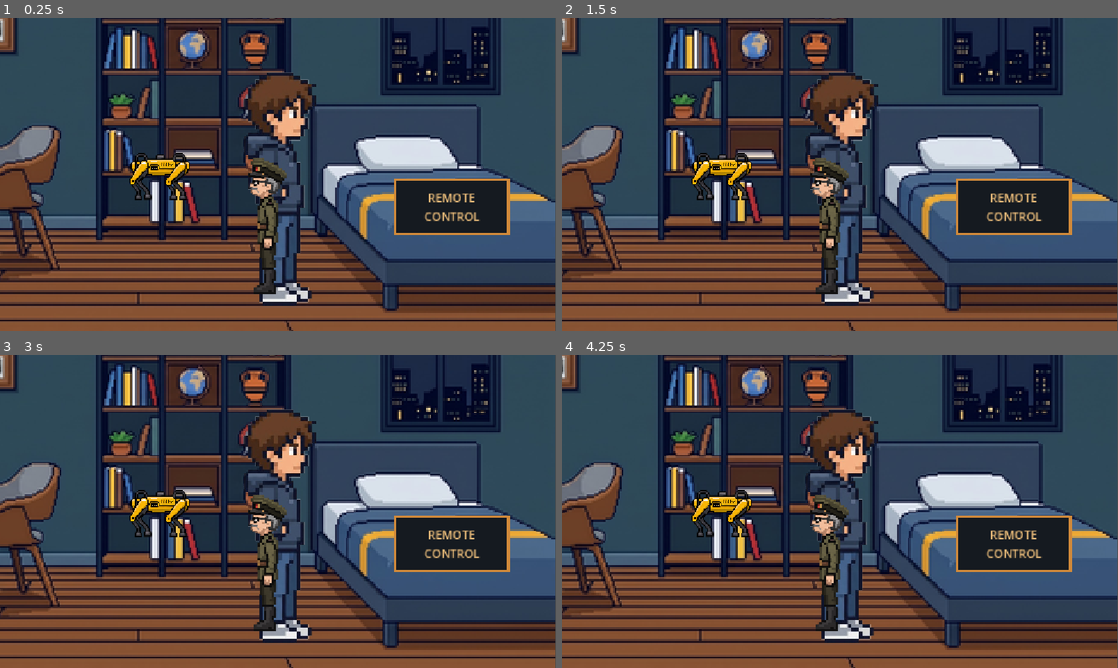
Above: before the commit, frames 1-4 (two rows, left to right).
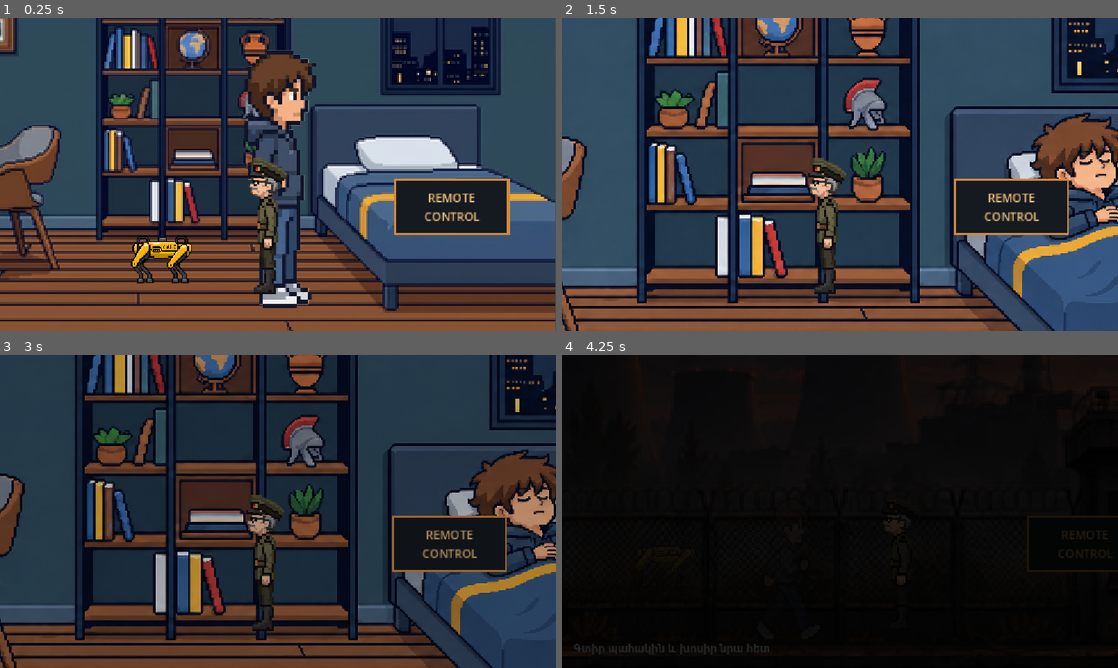
Above: after the commit, the same moments.

Repository: alexnikoghosyan/Ctrl-Z
Game: Godot game, scene res://scene/intro.tscn
The game is run twice, just before and just after one commit, with the same random seed, the same clock (stepped at 60 frames per second) and the same inputs.
Inputs (mouse positions are in pixels of both pictures, inside the frame that each line leads up to):
- Up to frame 1 (0.25 s): no input
- Up to frame 2 (1.5 s): tap Enter at 0.5 s; move the mouse to (962, 158) at 0.52 s; hold Right (Right) from 0.53 s (still down); tap E (E) at 0.6, 1.35 s; click (962, 158) at 0.67 s; tap Space at 1.25 s; move the mouse to (728, 190) at 1.27 s
- Up to frame 3 (3 s): tap Enter at 2 s; move the mouse to (333, 442) at 2.02 s; release Right (Right) at 2.03 s; hold Left (Left) 2.03-2.78 s; tap Z at 2.1 s; tap E (E) at 2.3, 2.85 s; move the mouse to (250, 574) at 2.77 s; hold Right (Right) from 2.78 s (still down); click (250, 574) at 2.92 s
- Up to frame 4 (4.25 s): keep holding Right (Right); move the mouse to (1006, 558) at 3.52 s; tap E (E) at 3.6 s

The runs differ from the first frame. In frame 1, 5.7% of the frame differs, in the area x 23-57%, y 10-93%; in frame 2, 68%; in frame 3, 72%; in frame 4, 95%, in the area x 0-100%, y 0-100%.
Error before the commit: Parse Error: Cannot find member "is_zero_approx" in base "Vector2i". (res://scene/character_body_2d.gd:91)

Commit message:
fasdasd

Diff:
--- a/scene/character_body_2d.gd
+++ b/scene/character_body_2d.gd
@@ -88,7 +88,7 @@
 	var frame_image := texture.get_image()
 	if frame_image != null and not frame_image.is_empty():
 		var visible_pixels := frame_image.get_used_rect()
-		if not visible_pixels.size.is_zero_approx():
+		if visible_pixels.size != Vector2i.ZERO:
 			frame_bottom = float(visible_pixels.end.y)
 	if animated_sprite.centered:
 		frame_bottom -= texture_size.y * 0.5
--- a/scene/intro.gd
+++ b/scene/intro.gd
@@ -16,6 +16,7 @@
 ]
 const ROOSTER_CROW := "res://Music/rooster_crow.mp3"
 const CHERNOBYL_AMBIENCE := "res://Music/chernobyl_ambience.mp3"
+const ROBOT_DOG_BARK := "res://Music/robot_dog_bark.mp3"
 const TYPEWRITER_SPEED := 32.0
 const BOMB_COUNTDOWN_SECONDS := 20.0 * 60.0
 const GUARD_POSITION := Vector2(760.0, 506.0)
@@ -46,6 +47,7 @@
 var fade_to_black: ColorRect
 var rooster_player: AudioStreamPlayer
 var chernobyl_ambience_player: AudioStreamPlayer
+var dog_bark_player: AudioStreamPlayer
 var chernobyl_background: TextureRect
 var chernobyl_frames: Array[Texture2D] = []
 var chernobyl_frame_index := 0
@@ -92,6 +94,7 @@
 	_create_fade_overlay()
 	_create_rooster_player()
 	_create_chernobyl_audio()
+	_create_dog_bark_player()
 	_create_chernobyl_environment()
 	_create_mission_hud()
 
@@ -400,7 +403,7 @@
 	if not guard_talked and absf(player_x - GUARD_POSITION.x) <= 110.0:
 		_begin_mission_dialogue([
 			"Երեխա: Ես վտանգի մասին տեղեկություն ունեմ․ 20 րոպեից պայթյուն է լինելու։",
-		"Պահակ: Դժվար է հավատալ, տղա՛ս, բայց ազդանշաններն էլ են խափանում ցույց տալիս։ Գլխավոր վահանակի կոդը VWRS է։ Վազի՛ր, միայն դու կարող ես կանգնեցնել սա։",
+		"Պահակ: Դժվար է հավատալ, տղա՛ս, բայց ազդանշաններն էլ են խափանում ցույց տալիս։ Ահա անցագիրը։ Գլխավոր վահանակի կոդը VWRS է։ Վազի՛ր, միայն դու կարող ես կանգնեցնել սա։",
 			"Ռոբոտ-շուն: Շտապենք դեպի վահանակը։ Պայթյունին մնացել է 20 րոպե։"
 		], "guard")
 	elif guard_talked and absf(player_x - REMOTE_PANEL_POSITION.x) <= 170.0:
@@ -540,9 +543,17 @@
 		switch_button.custom_minimum_size = Vector2(145.0, 58.0)
 		switch_button.add_theme_font_size_override("font_size", 20)
 		var switch_style := StyleBoxFlat.new()
-		switch_style.bg_color = Color("#b62424") if switch_name == "ԿԱՐՄԻՐ" else Color("#303b46")
+		var switch_colors := {
+			"ԴԵՂԻՆ": "#c9a131",
+			"ԿԱՆԱՉ": "#2b784b",
+			"ԿԱՐՄԻՐ": "#b62424",
+			"ՍՊԻՏԱԿ": "#d7dce0"
+		}
+		switch_style.bg_color = Color(switch_colors[switch_name])
 		switch_style.set_content_margin_all(10.0)
 		switch_button.add_theme_stylebox_override("normal", switch_style)
+		if switch_name == "ՍՊԻՏԱԿ":
+			switch_button.add_theme_color_override("font_color", Color("#1b252d"))
 		switch_button.pressed.connect(_choose_switch.bind(switch_name))
 		terminal_switch_row.add_child(switch_button)
 		if switch_name == "ԿԱՐՄԻՐ":
@@ -583,6 +594,8 @@
 	elif answer == "VWRS":
 		terminal_feedback.text = "Սխալ է։ Ռոբոտ-շուն․ «Սա շիֆրովկա է։ Տառերը երեք քայլ ետ տեղափոխիր»։"
 		terminal_feedback.add_theme_color_override("font_color", Color("#ff9c86"))
+		if dog_bark_player != null:
+			dog_bark_player.play()
 		terminal_code_input.clear()
 	else:
 		terminal_feedback.text = "Կոդը սխալ է։ Փորձիր նորից։"
@@ -708,6 +721,16 @@
 	add_child(chernobyl_ambience_player)
 
 
+func _create_dog_bark_player() -> void:
+	var bark_stream := load(ROBOT_DOG_BARK) as AudioStream
+	if bark_stream == null:
+		return
+	dog_bark_player = AudioStreamPlayer.new()
+	dog_bark_player.name = "RobotDogBark"
+	dog_bark_player.stream = bark_stream
+	add_child(dog_bark_player)
+
+
 func _create_chernobyl_environment() -> void:
 	var sheet := load(CHERNOBYL_SHEET) as Texture2D
 	if sheet == null:
Not shown, added: Music/robot_dog_bark.mp3.import
